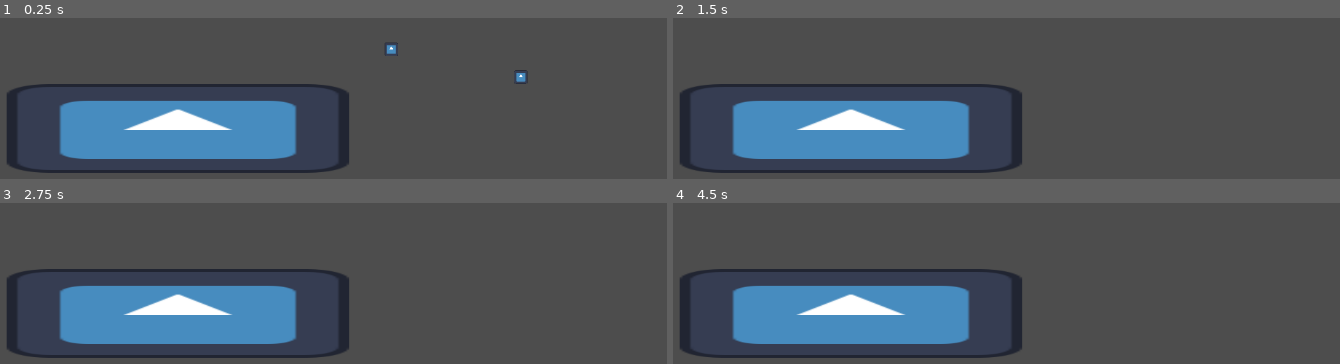
Above: before the commit, frames 1-4 (two rows, left to right).
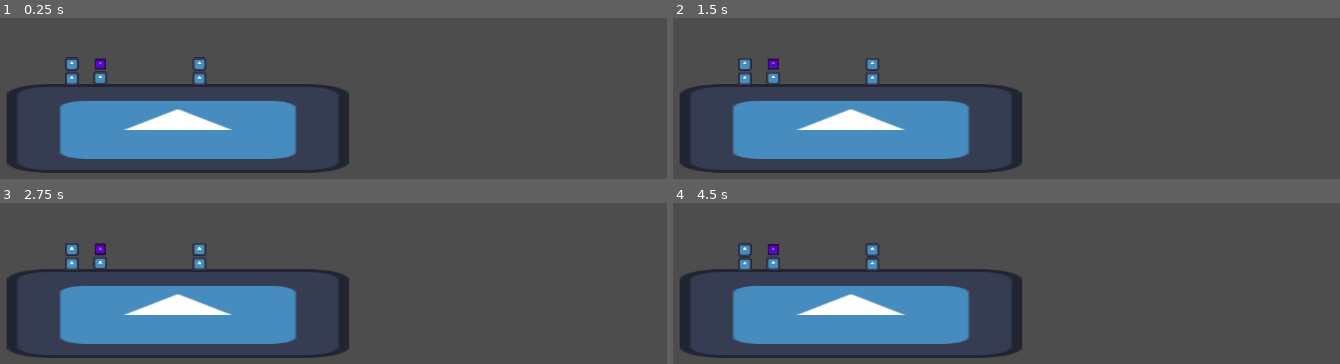
Above: after the commit, the same moments.

Repository: SwizzCheese/UTGameJam2026
Game: Godot game, scene res://zoey_test.tscn
Two runs of this game, one before a commit and one after it. Both use one fixed random seed, a clock stepped at 60 frames per second and the inputs below. This scene is started directly instead of the project's main scene. The engine's default icon, where the game draws it, is replaced by a stand-in: a white triangle on a blue panel in a dark square.
Inputs:
- Up to frame 1 (0.25 s): no input
- Up to frame 2 (1.5 s): hold Right (right) from 0.53 s (still down); tap Up (up) at 0.6, 0.77, 1.07 s; tap Enter at 1.25 s; tap P (test_level) at 1.35 s
- Up to frame 3 (2.75 s): tap Up (up) at 1.52, 1.55, 1.82, 2.1 s; tap Space at 2 s; release Right (right) at 2.03 s; hold Left (left) from 2.03 s (still down)
- Up to frame 4 (4.5 s): tap Enter at 2.75, 4.25 s; release Left (left) at 2.78 s; hold Right (right) 2.78-4.28 s; tap P (test_level) at 2.85, 4.35 s; tap Up (up) at 3.02, 3.05, 3.32, 3.6, 3.77, 4.07 s; tap Space at 3.5 s; hold Left (left) from 4.28 s (still down)

The runs differ from the first frame. In frame 1, 1.0% of the frame differs, in the area x 9-80%, y 15-42%; in frame 2, 0.7%; in frame 3, 0.7%; in frame 4, 0.8%.

Commit message:
Characterbody explosion + collision works
the explosion impulse add works. extra area2d was added to check for rigid collisions, if vel.x + vel.y > 200, apply collisions to rigid and self

Diff:
--- a/Scenes/Enemies/pushable_char_body.tscn
+++ /dev/null
@@ -1,12 +0,0 @@
-[gd_scene format=3 uid="uid://dd37581vbvknq"]
-
-[ext_resource type="Script" path="res://Scripts/Enemies/pushable_char_body.gd" id="1_3fvgt"]
-
-[node name="PushableCharBody" type="CharacterBody2D" unique_id=73494080 groups=["PushableBodies"]]
-script = ExtResource("1_3fvgt")
-
-[node name="Sprite2D" type="Sprite2D" parent="." unique_id=487615212]
-
-[node name="CollisionShape2D" type="CollisionShape2D" parent="." unique_id=935755363]
-
-[node name="AnimatedSprite2D" type="AnimatedSprite2D" parent="." unique_id=1486614449]
--- /dev/null
+++ b/Scenes/Enemies/pushable_charbody.tscn
@@ -0,0 +1,16 @@
+[gd_scene format=3 uid="uid://dd37581vbvknq"]
+
+[ext_resource type="Script" uid="uid://dwwlfvsw84jf7" path="res://Scripts/Enemies/pushable_char_body.gd" id="1_2x7g1"]
+
+[node name="PushableCharacterBody" type="CharacterBody2D" unique_id=73494080 groups=["PushableBodies"]]
+script = ExtResource("1_2x7g1")
+
+[node name="Sprite2D" type="Sprite2D" parent="." unique_id=487615212]
+
+[node name="CollisionShape2D" type="CollisionShape2D" parent="." unique_id=935755363]
+
+[node name="AnimatedSprite2D" type="AnimatedSprite2D" parent="." unique_id=1486614449]
+
+[node name="Area2D" type="Area2D" parent="." unique_id=1989966584]
+
+[node name="ImpulseCollision" type="CollisionShape2D" parent="Area2D" unique_id=1317541111]
--- /dev/null
+++ b/Scenes/Enemies/rigid_character.gd
@@ -0,0 +1,14 @@
+extends PushableRigidBody
+
+
+# Called when the node enters the scene tree for the first time.
+func _ready() -> void:
+	pass # Replace with function body.
+
+
+# Called every frame. 'delta' is the elapsed time since the previous frame.
+func _process(delta: float) -> void:
+	pass
+func _input(event: InputEvent) -> void:
+	if event.is_action_pressed("left"):
+		pass
--- /dev/null
+++ b/Scenes/Enemies/rigid_character.tscn
@@ -0,0 +1,7 @@
+[gd_scene format=3 uid="uid://dbe1jqm1wau7p"]
+
+[ext_resource type="PackedScene" uid="uid://dgc6ljw2xrqyf" path="res://Scenes/Objects/pushable_rigid_body.tscn" id="1_kbk43"]
+[ext_resource type="Script" uid="uid://dwsd3d4nxfrf2" path="res://Scenes/Enemies/rigid_character.gd" id="2_bpoel"]
+
+[node name="RigidCharacter" unique_id=2013807626 instance=ExtResource("1_kbk43")]
+script = ExtResource("2_bpoel")
--- /dev/null
+++ b/Scenes/Enemies/test_char_body.tscn
@@ -0,0 +1,23 @@
+[gd_scene format=3 uid="uid://bkggr3wmck33d"]
+
+[ext_resource type="PackedScene" uid="uid://dd37581vbvknq" path="res://Scenes/Enemies/pushable_charbody.tscn" id="1_x2seo"]
+[ext_resource type="Texture2D" uid="uid://nyroyh80wbw6" path="res://Assets/icon.svg" id="2_hfeuw"]
+
+[sub_resource type="RectangleShape2D" id="RectangleShape2D_x2seo"]
+size = Vector2(16, 17)
+
+[sub_resource type="RectangleShape2D" id="RectangleShape2D_2x7g1"]
+size = Vector2(18, 18)
+
+[node name="TestCharBody" unique_id=73494080 instance=ExtResource("1_x2seo")]
+
+[node name="Sprite2D" parent="." index="0" unique_id=487615212]
+modulate = Color(1, 0.13333334, 1, 1)
+scale = Vector2(0.13, 0.13)
+texture = ExtResource("2_hfeuw")
+
+[node name="CollisionShape2D" parent="." index="1" unique_id=935755363]
+shape = SubResource("RectangleShape2D_x2seo")
+
+[node name="ImpulseCollision" parent="Area2D" parent_id_path=PackedInt32Array(1989966584) index="0" unique_id=1317541111]
+shape = SubResource("RectangleShape2D_2x7g1")
--- /dev/null
+++ b/Scripts/Enemies/pushable_char_body.gd
@@ -0,0 +1,26 @@
+class_name PushableCharBody extends CharacterBody2D
+
+#6767
+const SPEED = 300.0
+
+func _ready() -> void:
+	$Area2D.body_entered.connect(apply_impulse_to_collisions)
+
+func _physics_process(delta: float) -> void:
+	# Add the gravity.
+	if not is_on_floor():
+		velocity += get_gravity() * delta
+		print("VECOCITY: "+ str(velocity))
+		print("HI")
+	move_and_slide()
+
+func pushed(dir:Vector2, strength:float):
+	print("HI, CHARACTER BODY PUSHED")
+	velocity += (dir * strength)
+	print("VELOCITY CHANGED: "+ str(velocity))
+
+func apply_impulse_to_collisions(body:Node2D):
+	if (velocity.y+velocity.x) > 200 && body.is_in_group("PushableRigid"):
+		body.apply_impulse(velocity)
+		velocity = velocity-(velocity-Vector2(body.mass, body.mass))
+	pass
--- a/Scripts/explosion.gd
+++ b/Scripts/explosion.gd
@@ -40,14 +40,15 @@
 	Explosion_Collision.scale = Vector2(current_radius, current_radius)
 	#print("radius is : "+ str(current_radius))
 	#print("power is : "+ str(current_power))
-	print("push is : "+ str(current_push))
+	#print("push is : "+ str(current_push))
 
 func on_entered(body:Node2D):
+	print(body.get_class())
 	var dir:Vector2 = body.global_position - self.global_position
-	if body.is_in_group("PushableBodies"):
-		pass
+	if body.is_in_group("PushableBodies")&& body.is_class("CharacterBody2D"):
+		body.pushed(dir.normalized(), current_push)
 	if body.is_in_group("PushableRigid"):
+		print("HELP ME!!!!!!!!!!!!!!")
 		body.pushed(dir.normalized(), current_push)
 		#apply_impulse((strength * direction, origin of impulse)
 		pass
-		#apply force(direction, power)
--- /dev/null
+++ b/Scripts/zoey_test.gd
@@ -0,0 +1,6 @@
+extends Node2D
+
+
+# Called when the node enters the scene tree for the first time.
+func _ready() -> void:
+	Engine.time_scale = .01
--- a/zoey_test.tscn
+++ b/zoey_test.tscn
@@ -1,13 +1,16 @@
 [gd_scene format=3 uid="uid://cgmvlhmqu1ukj"]
 
+[ext_resource type="Script" uid="uid://bq65o46hl3iuc" path="res://Scripts/zoey_test.gd" id="1_8ajgq"]
 [ext_resource type="PackedScene" uid="uid://bclqrx1knslno" path="res://Scenes/explosion_base.tscn" id="1_744ye"]
 [ext_resource type="Texture2D" uid="uid://nyroyh80wbw6" path="res://Assets/icon.svg" id="2_wpyb0"]
 [ext_resource type="PackedScene" uid="uid://bh248gqoo6vbh" path="res://Scenes/Objects/test_rigid_body.tscn" id="3_xxtq0"]
+[ext_resource type="PackedScene" uid="uid://bkggr3wmck33d" path="res://Scenes/Enemies/test_char_body.tscn" id="4_sawlt"]
 
 [sub_resource type="RectangleShape2D" id="RectangleShape2D_ttdc2"]
 size = Vector2(489, 125)
 
 [node name="ZoeyTest" type="Node2D" unique_id=1974073417]
+script = ExtResource("1_8ajgq")
 
 [node name="ExplosionBase" parent="." unique_id=61808947 instance=ExtResource("1_744ye")]
 position = Vector2(225, 183)
@@ -41,3 +44,6 @@
 
 [node name="TestRigidBody5" parent="." unique_id=140122671 instance=ExtResource("3_xxtq0")]
 position = Vector2(146, 199)
+
+[node name="TestCharBody2" parent="." unique_id=1006738691 instance=ExtResource("4_sawlt")]
+position = Vector2(146, 179)
Not shown, added: Scenes/Enemies/rigid_character.gd.uid
Not shown, added: Scripts/Enemies/pushable_char_body.gd.uid
Not shown, added: Scripts/zoey_test.gd.uid
